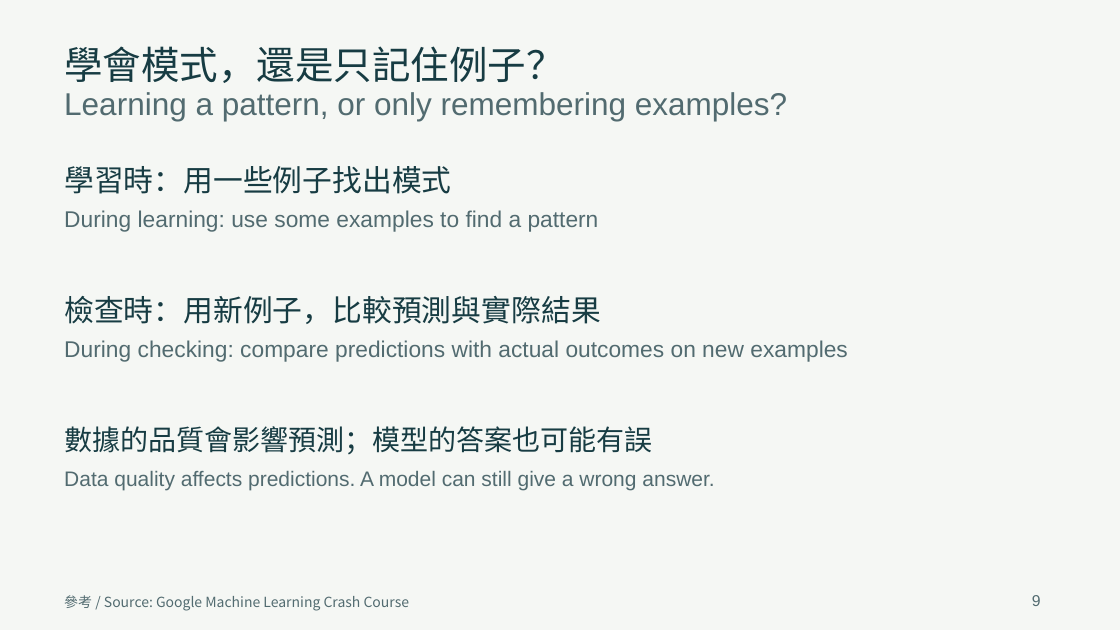
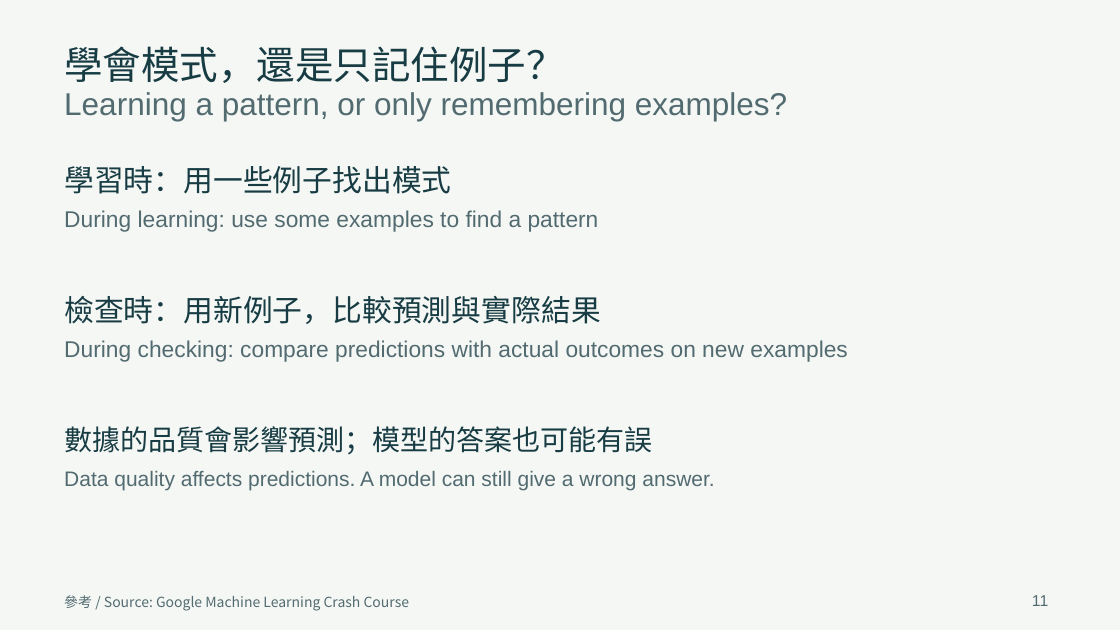
Before and after one commit to GordanY/f2-linear-regression, a slide deck: slide 11 of teacher-slides.pptx (slide 9 before the commit). Drawn at 1120x630 pixels with LibreOffice and Linux fonts; fonts in the diff are those of the drawing. Boxes give left, top, right and bottom in pixels: in the first picture for what was removed or moved away, otherwise in the second. Text is boxed around its words. In the diff, an @@ line names an element or a change of style, - is before the commit and + after.

```diff
--- a/teacher-slides.pptx
+++ b/teacher-slides.pptx
@@ text at bbox=[1032, 595, 1048, 606]: text changed @@
-9
+11
```
Also in this commit, not shown: 12 other slides changed, 2 slides added, 14 other files.
